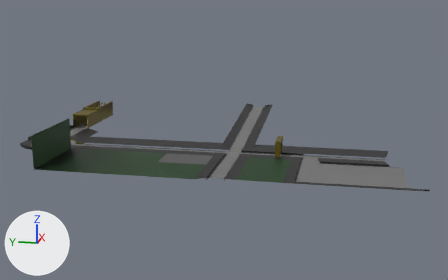
The FBX model Assets/San Nicolas/Costanera/Costanera + Regatas.fbx as it was, and as the next commit left it.
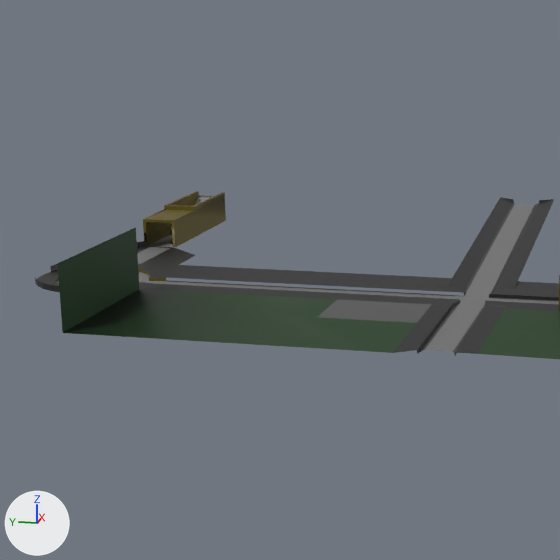
There are two pictures of each version: one whole from a 50 mm lens placed at (-434.4, -193.9, 96.8), pointed at (-33.4, -113.7, -3.4), one close up on the part from 1% to 62% of the width and 3% to 100% of the height. The lights are fixed; the arrows at lower left show +X, +Y and +Z. The first two pictures are the older version. Where no turn or scale is listed for an object, it has been applied to the vertices.
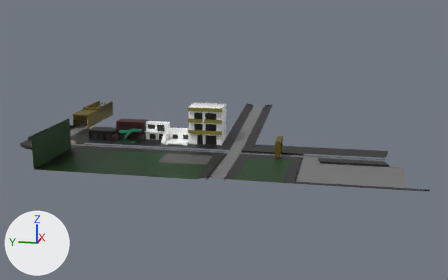
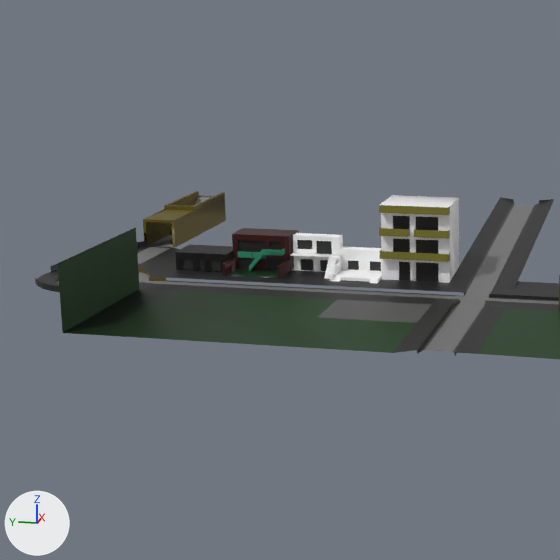
What differs and where, as boxes [x1, y1, x2, y2] in the close-ups (560 x 560 px):
'Plane.004', added: after [379, 195, 459, 283]
    faces in mat_base_002 (white #fdfcff): [380, 195, 459, 283]
    faces in mat_ventanas_puertas_003 (black #181818): [393, 216, 438, 282]
    faces in mat_amarillo (yellow #7e792d): [379, 205, 450, 262]
'Plane.003', added: after [290, 233, 382, 283]
    faces in mat_base_001 (white #ffffff): [291, 233, 382, 283]
    faces in mat_ventanas_puertas_002 (black #2c2c2c): [297, 240, 381, 271]
'Plane.002', added: after [222, 228, 298, 279]
    faces in mat_base (dark red #3a0505): [222, 228, 298, 279]
    faces in mat_ventanas_puertas_001 (black #1b1b1b): [238, 240, 285, 270]
    faces in mat_verdeclaro (green #2c8e6d): [238, 248, 285, 271]
    faces in mat_cesped_001 (dark green #062f12): [226, 269, 278, 278]
'Plane.001', added (black): after [175, 244, 233, 272]
    faces in mat_negro (black #000000): [175, 244, 233, 272]
    faces in mat_ventanas_puertas (black #282828): [182, 258, 221, 271]

What the commit changed:
Material 'BASE' (mat_base) is new.
Its base color is (0.0425, 0.00156, 0.00156) (dark red #3a0505).
Material 'Ventanas/Puertas.001' (mat_ventanas_puertas_001) is new.
Its base color is (0.0112, 0.0112, 0.0112) (black #1b1b1b).
Material 'VerdeClaro' (mat_verdeclaro) is new.
Its base color is (0.0254, 0.271, 0.152) (green #2c8e6d).
Material 'Cesped.001' (mat_cesped_001) is new.
Its base color is (0.00172, 0.0282, 0.00621) (dark green #062f12).
Material 'Negro' (mat_negro) is new.
Its base color is (0.0, 0.0, 0.0) (black #000000).
Material 'Ventanas/Puertas' (mat_ventanas_puertas) is new.
Its base color is (0.0215, 0.0215, 0.0215) (black #282828).
Material 'Pilar' (mat_pilar) is new.
Its base color is (0.0339, 0.0339, 0.0339) (dark grey #343434).
Material 'BASE.001' (mat_base_001) is new.
Its base color is (1.0, 1.0, 1.0) (white #ffffff).
Material 'Ventanas/Puertas.002' (mat_ventanas_puertas_002) is new.
Its base color is (0.0247, 0.0247, 0.0247) (black #2c2c2c).
Material 'Ventanas/Puertas.003' (mat_ventanas_puertas_003) is new.
Its base color is (0.00925, 0.00925, 0.00925) (black #181818).
Material 'BASE.002' (mat_base_002) is new.
Its base color is (0.986, 0.971, 1.0) (white #fdfcff).
Material 'Amarillo' (mat_amarillo) is new.
Its base color is (0.208, 0.191, 0.0267) (yellow #7e792d).
Mesh me_plane_002 is new.
It has 83 vertices, 60 faces and spans x -10.0..10.0, y -10.0..10.0, z 0.0..12.0.
Faces by material slot: [45, 9, 5, 1].
It uses material mat_base (dark red #3a0505).
It uses material mat_verdeclaro (green #2c8e6d).
It uses material mat_ventanas_puertas_001 (black #1b1b1b).
It uses material mat_cesped_001 (dark green #062f12).
Mesh me_plane is new.
It has 40 vertices, 24 faces and spans x -6.0..6.0, y -9.0..9.0, z 0.0..6.0.
Faces by material slot: [5, 19].
It uses material mat_ventanas_puertas (black #282828).
It uses material mat_negro (black #000000).
Mesh me_plane_003 is new.
It has 199 vertices, 132 faces and spans x -8.0..8.0, y -16.0..16.0, z 0.0..12.0.
Faces by material slot: [123, 6, 3].
It uses material mat_base_001 (white #ffffff).
It uses material mat_ventanas_puertas_002 (black #2c2c2c).
It uses material mat_pilar (dark grey #343434).
Mesh me_plane_004 is new.
It has 135 vertices, 64 faces and spans x -10.1..7.6, y -11.3..11.3, z 0.0..25.2.
Faces by material slot: [43, 6, 15].
It uses material mat_base_002 (white #fdfcff).
It uses material mat_ventanas_puertas_003 (black #181818).
It uses material mat_amarillo (yellow #7e792d).
Object 'Plane.002' (ob_plane_002) is new; it shows me_plane_002.
Its location is (-36.9, -48.5, -5.0).
Object 'Plane.001' (ob_plane_001) is new; it shows me_plane.
Its location is (-36.6, -29.3, -4.8).
Object 'Plane.003' (ob_plane_003) is new; it shows me_plane_003.
Its location is (-38.9, -75.2, -5.0).
Object 'Plane.004' (ob_plane_004) is new; it shows me_plane_004.
Its location is (-34.0, -102.7, -5.0).
